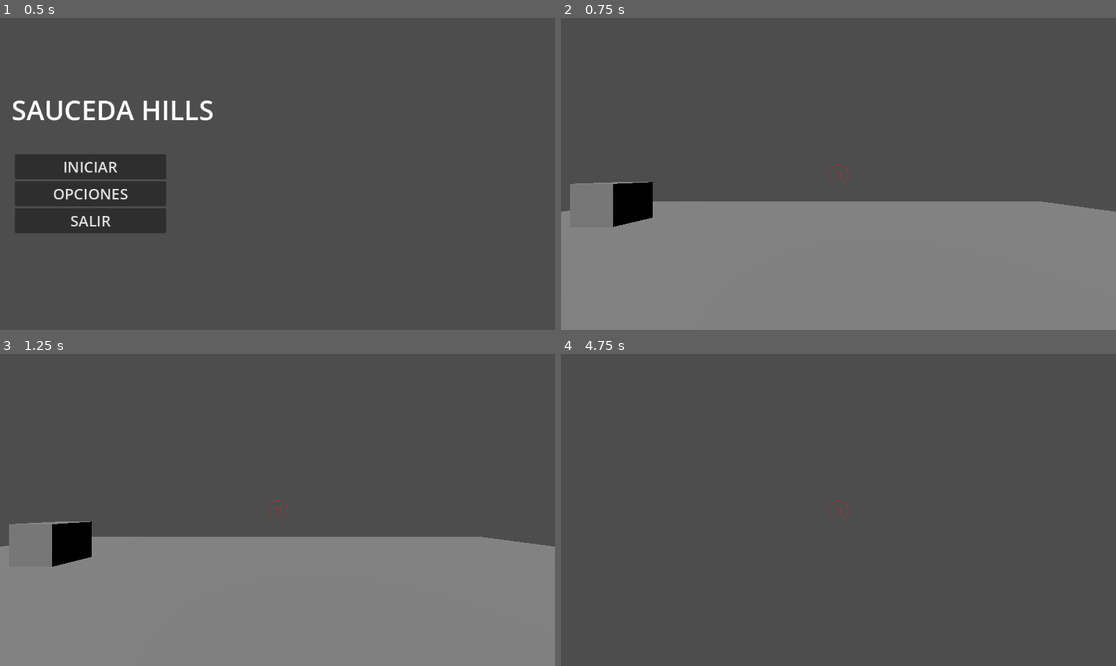
Above: before the commit, frames 1-4 (two rows, left to right).
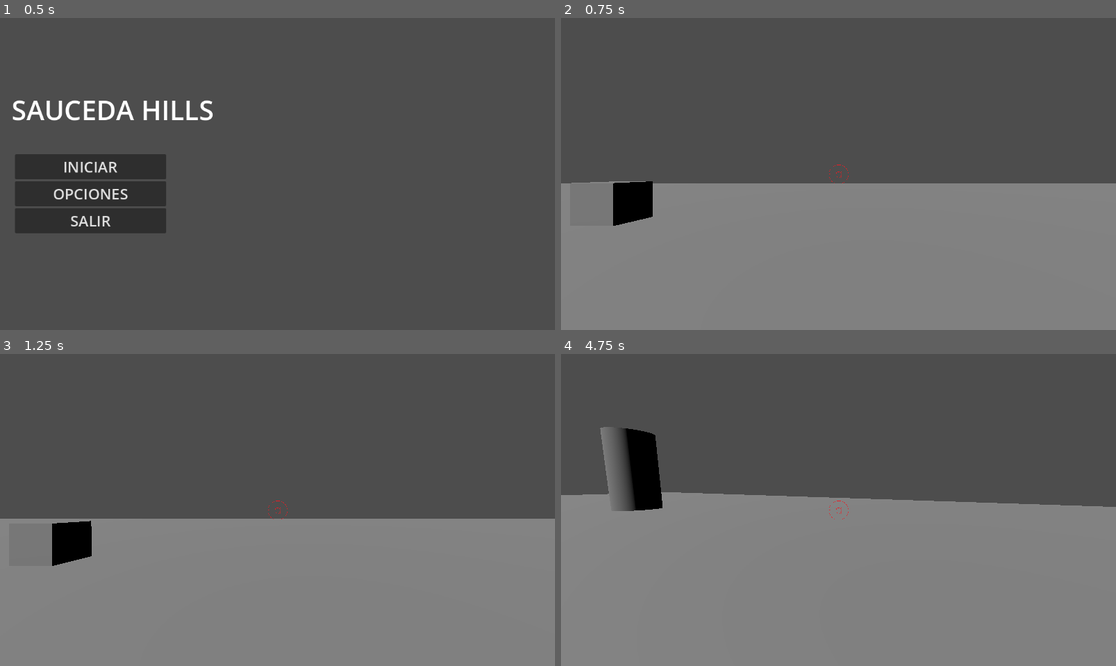
Above: after the commit, the same moments.

Repository: furbomasterwea/SaucedaHill
Game: Godot game, scene res://Script/UI/menu.tscn
The game is run twice, just before and just after one commit, with the same random seed, the same clock (stepped at 60 frames per second) and the same inputs.
Inputs (mouse positions are in pixels of both pictures, inside the frame that each line leads up to):
- Up to frame 1 (0.5 s): no input
- Up to frame 2 (0.75 s): click "INICIAR" at 0.5 s
- Up to frame 3 (1.25 s): no input
- Up to frame 4 (4.75 s): tap Enter (ui_accept) at 1.25, 1.52, 2.27, 3.77, 4.52 s; move the mouse to (960, 494) at 1.27 s; hold D (right) 1.28-2.03 s; tap E (Interaction) every 0.75 s from 1.35 to 4.35 s; click (960, 494) at 1.42 s; move the mouse to (810, 510) at 2.02 s; hold W (forward) from 2.03 s (still down); move the mouse to (849, 503) at 2.77 s; move the mouse to (832, 516) at 3.52 s; move the mouse to (877, 513) at 4.27 s

Frame 1 is identical in both runs. In frame 2, 5.3% of the frame differs, in the area x 0-100%, y 52-68%; in frame 3, 5.4%; in frame 4, 55%, in the area x 0-100%, y 23-100%.

Commit message:
simonki
enemigo base (no esta listo)
el nivel de pruebas mas grande

Diff:
--- /dev/null
+++ b/enemigos/enemigobasico.tscn
@@ -0,0 +1,21 @@
+[gd_scene load_steps=3 format=3 uid="uid://bn20kfpdkbfmy"]
+
+[sub_resource type="CylinderShape3D" id="CylinderShape3D_qdnhl"]
+
+[sub_resource type="CylinderMesh" id="CylinderMesh_ambyj"]
+
+[node name="Enemigobasico" type="Node3D"]
+
+[node name="CharacterBody3D" type="CharacterBody3D" parent="."]
+
+[node name="CollisionShape3D" type="CollisionShape3D" parent="CharacterBody3D"]
+shape = SubResource("CylinderShape3D_qdnhl")
+
+[node name="RayCast3D" type="RayCast3D" parent="CharacterBody3D"]
+transform = Transform3D(1.88469e-15, 2.85298e-07, -1, 0.986392, -2.85298e-07, 0, -4.31166e-08, -6.52686, -4.37114e-08, 0, 0.5, 0)
+debug_shape_custom_color = Color(0.447059, 0.113725, 0.701961, 1)
+
+[node name="MeshInstance3D" type="MeshInstance3D" parent="."]
+mesh = SubResource("CylinderMesh_ambyj")
+
+[node name="Node" type="Node" parent="."]
--- a/niveles/nivel_prueba.tscn
+++ b/niveles/nivel_prueba.tscn
@@ -1,6 +1,7 @@
-[gd_scene load_steps=7 format=3 uid="uid://dl5e8s2p7e6la"]
+[gd_scene load_steps=8 format=3 uid="uid://dl5e8s2p7e6la"]
 
 [ext_resource type="PackedScene" uid="uid://0yrvh4w33ky" path="res://Jugador/jugador.tscn" id="1_aw433"]
+[ext_resource type="PackedScene" uid="uid://bn20kfpdkbfmy" path="res://enemigos/enemigobasico.tscn" id="2_s5xif"]
 [ext_resource type="PackedScene" uid="uid://dniblxwp7m687" path="res://Mecanicas/caja.tscn" id="2_ulagy"]
 [ext_resource type="PackedScene" uid="uid://d1eutcd72xa3j" path="res://Mecanicas/piramide.tscn" id="3_g5rfc"]
 
@@ -18,13 +19,17 @@
 physics_material_override = SubResource("PhysicsMaterial_o31lk")
 
 [node name="MeshInstance3D" type="MeshInstance3D" parent="Piso"]
+transform = Transform3D(5.31288, 0, 0, 0, 1, 0, 0, 0, 2.80253, 0, 0, 0)
 mesh = SubResource("BoxMesh_sjafa")
 
 [node name="CollisionShape3D" type="CollisionShape3D" parent="Piso"]
 shape = SubResource("BoxShape3D_lwcxv")
 
 [node name="Jugador" parent="." instance=ExtResource("1_aw433")]
-transform = Transform3D(1, 0, 0, 0, 1, 0, 0, 0, 1, 0, 1.18721, 0)
+transform = Transform3D(1, 0, 0, 0, 0.999992, 0.00399679, 0, -0.00399679, 0.999992, 0, 1.18721, 0)
+
+[node name="Enemigobasico" parent="Jugador" instance=ExtResource("2_s5xif")]
+transform = Transform3D(1, 0, 0, 0, 1, 0, 0, 0, 1, -7.4194, 0.938917, -2.20948)
 
 [node name="DirectionalLight3D" type="DirectionalLight3D" parent="."]
 transform = Transform3D(0.929294, 0.277494, -0.243742, 4.46791e-10, 0.659936, 0.751322, 0.369341, -0.698199, 0.613275, -3.45296, 8.96544, 9.12263)
